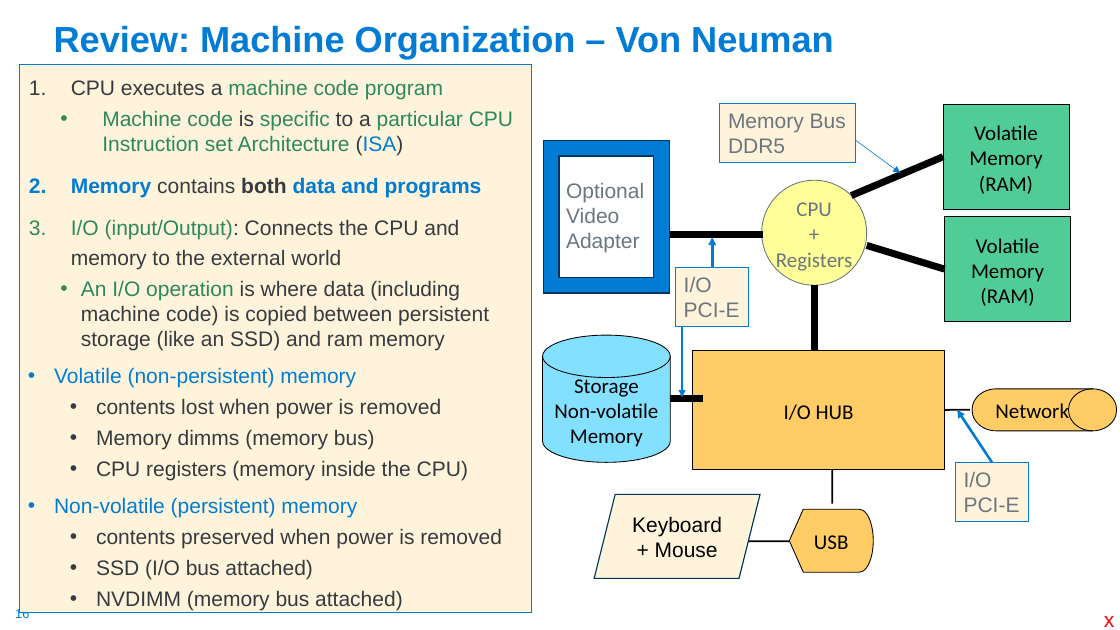
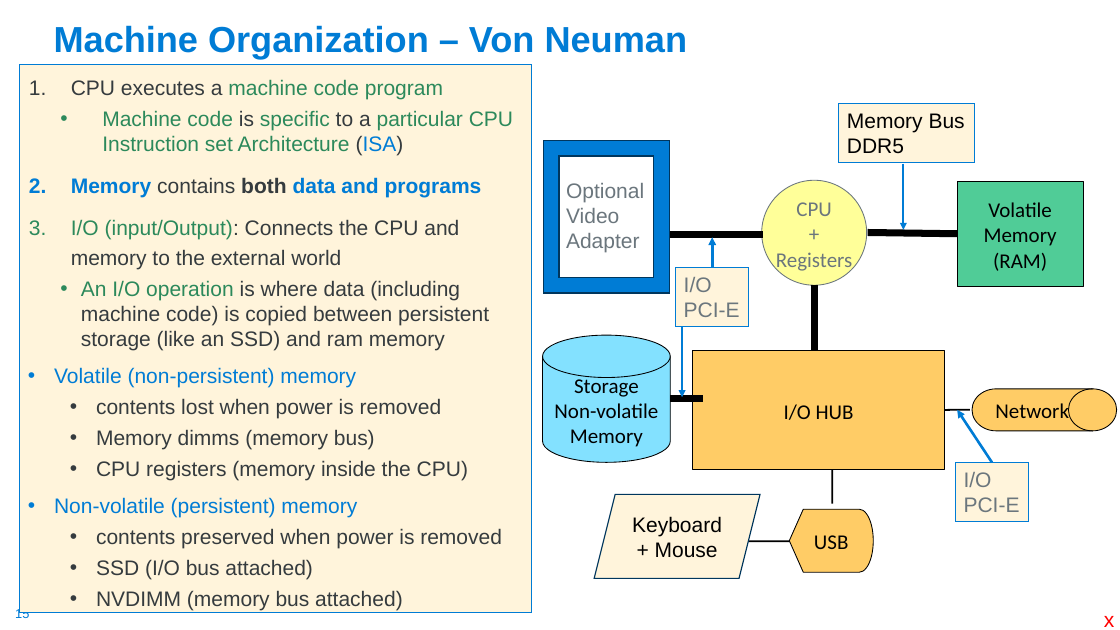
Before and after one commit to cse30-sp24/Muller-Slides, a slide deck: slide 15 of 01-C-Part1.pptx (slide 16 before the commit). Drawn at 1120x630 pixels with LibreOffice and Linux fonts; fonts in the diff are those of the drawing. Boxes give left, top, right and bottom in pixels: in the first picture for what was removed or moved away, otherwise in the second. Text is boxed around its words. In the diff, an @@ line names an element or a change of style, - is before the commit and + after.

```diff
--- a/01-C-Part1.pptx
+++ b/01-C-Part1.pptx
@@ title at <box>54,25,688,59</box>: text changed @@
-Review: Machine Organization – Von Neuman
+Machine Organization – Von Neuman
@@ rectangle "Memory Bus": place and size @@
-rectangle "Memory Bus" at <box>720,103,856,163</box>
+rectangle "Memory Bus" at <box>839,103,975,163</box>
@@ rectangle "Memory Bus" at <box>839,103,975,163</box>: text colour #6B767D to #000000 @@
@@ rectangle removed at <box>944,104,1070,209</box> @@
-Volatile
-Memory
-(RAM)
@@ arrow moved from (856, 140) - (901, 173) to (903, 164) - (903, 230) @@
@@ arrow (903, 164) - (903, 230): stroke #007CD5 0.5 pt to #007CD5 1.75 pt @@
@@ rectangle "Volatile": place and size @@
-rectangle "Volatile" at <box>945,217,1071,322</box>
+rectangle "Volatile" at <box>958,181,1084,287</box>
@@ line moved from (851, 196) - (944, 157) to (868, 233) - (958, 234) @@
@@ line removed from (867, 245) to (945, 269) @@
```
Also in this commit, not shown: 7 other slides changed, 4 slides added, 1 other file.
